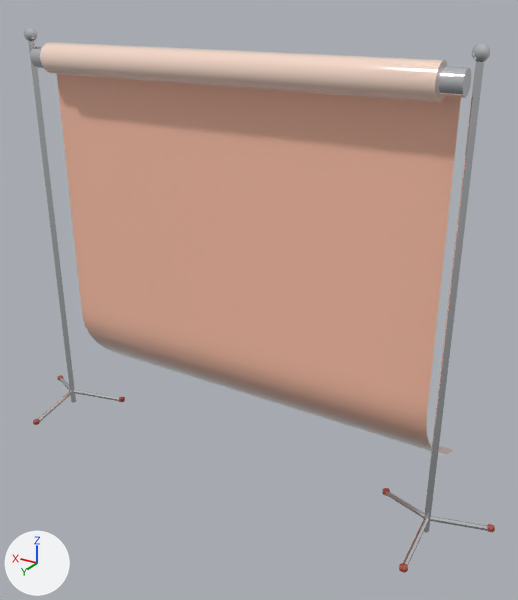
The glTF model public/assets/interiors/estudio/backdrop_roll_stand.glb as it was, and as the next commit left it.
The view is the same before and after, from a camera (50 mm lens) standing at (-2.44, 3.6, 3.1) and looking at (-0.15, -0.21, 1.2). Every picture has the same lights, and +X, +Y and +Z are marked at lower left. The older version comes first.

Objects in the first picture: 'backdrop_roll_stand'.
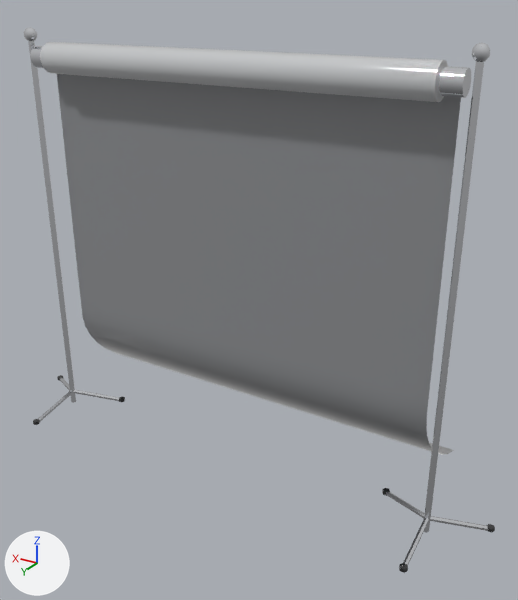
The change in detail:
Material 'soft.001' (mat_soft_001) changes colour from beige #ffe0cf to light grey #c9cbcd; in linear values from (1.0, 0.745, 0.624) to (0.584, 0.597, 0.61).
Material 'base.001' (mat_base_001) changes colour from beige #ffc2a8 to grey #8b8d90; in linear values from (1.0, 0.539, 0.392) to (0.258, 0.266, 0.279).

Boxes [x1, y1, x2, y2] around the edits, measured in the pictures (518 x 600 px):
'backdrop_roll_stand', recoloured (beige to grey): [29, 40, 495, 573] in both
